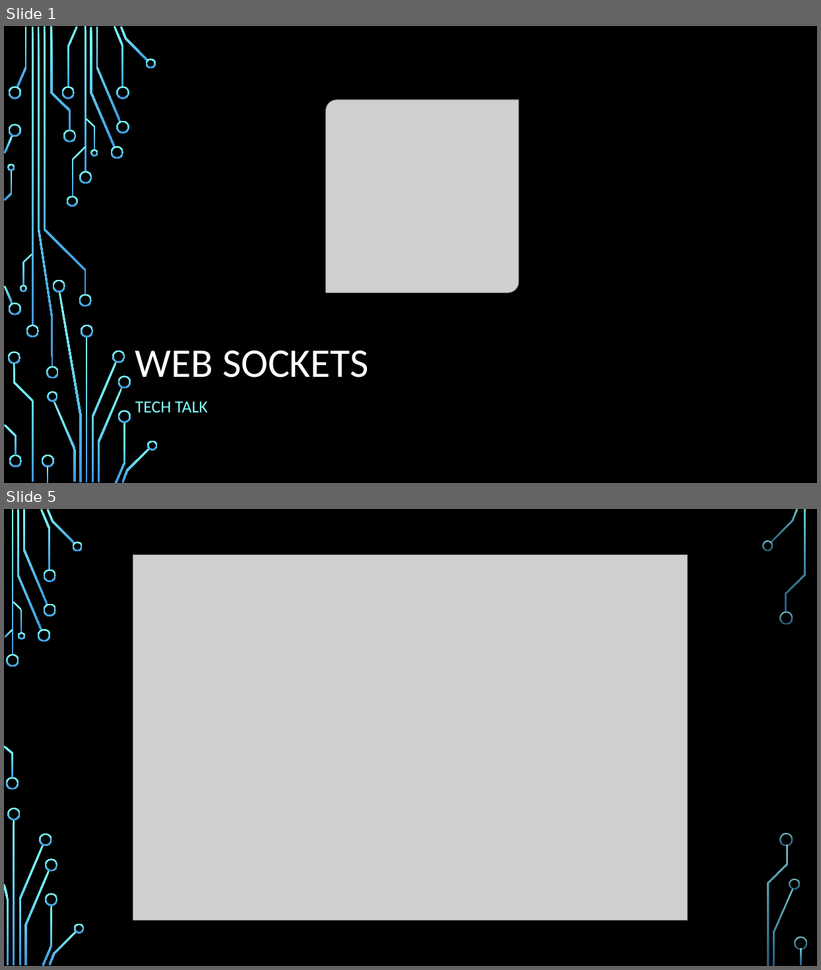
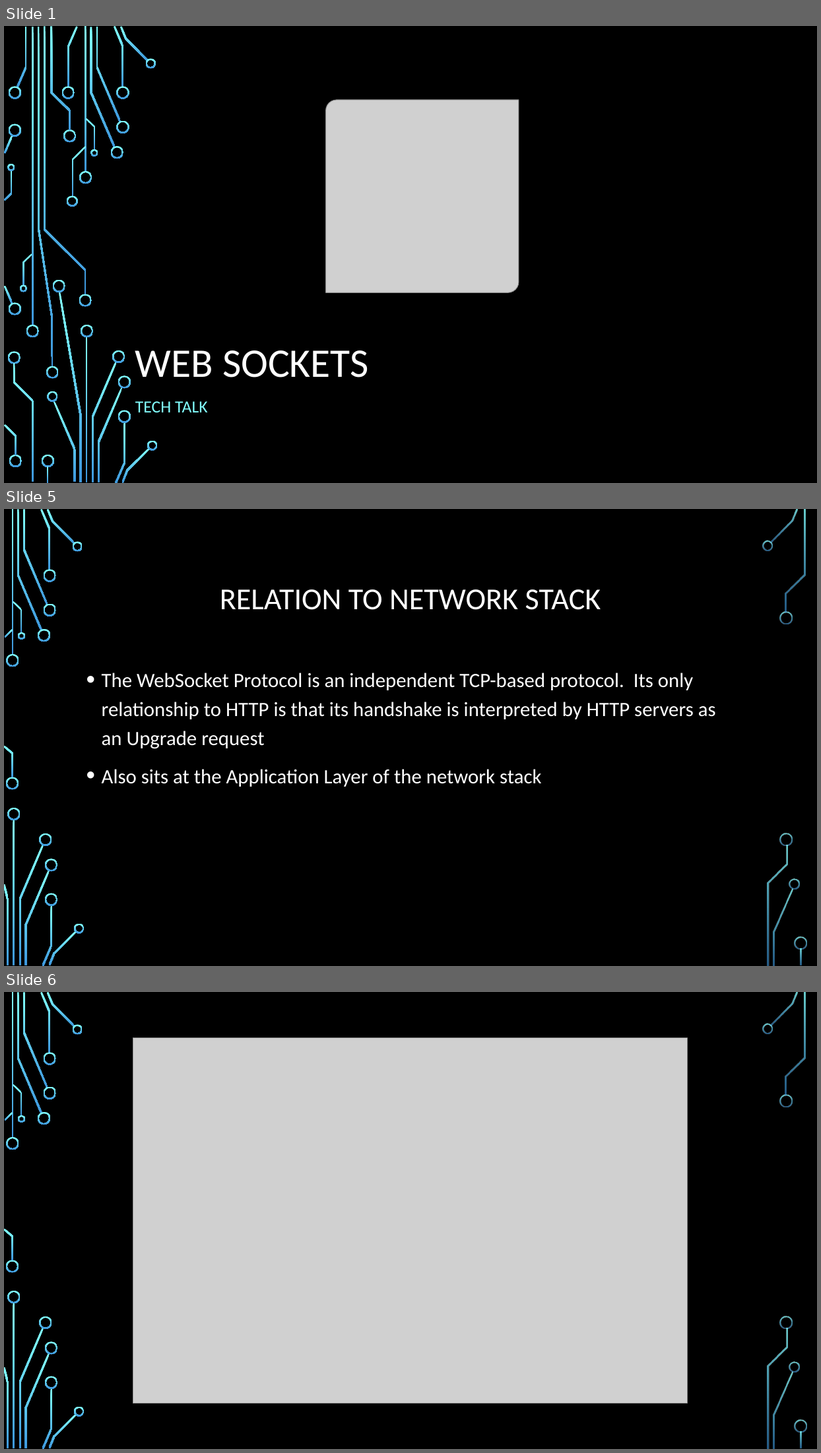
Before and after one commit to powelli13/web-socket-learn, a slide deck: WebSocketsPresentation.pptx. Shown one above the other, each under a label of ours: slides 1 and 5 before the commit, slides 1, 5 and 6 after it; the slides between them are not shown. The pictures are 821x970 and 821x1453 pixels, drawn with LibreOffice and Linux fonts; fonts in the diff are those of the drawing; grey boxes stand for pictures; background and template pictures are left out. Boxes give left, top, right and bottom in pixels: in the first picture for what was removed or moved away, otherwise in the second. Text is boxed around its words. In the diff, an @@ line names an element or a change of style, - is before the commit and + after.

```diff
--- a/WebSocketsPresentation.pptx
+++ b/WebSocketsPresentation.pptx
@@ slide 5 added at (4, 509, 817, 966), background picture (left out); not listed: 36 template elements that a slide beside it also shows @@
@@ title added at (220, 590, 601, 610), 36 pt, text #FFFFFF @@
+RELATION TO NETWORK STACK
@@ text added at (102, 673, 716, 787), 24 pt, text #FFFFFF @@
+• The WebSocket Protocol is an independent TCP-based protocol. Its only relationship to HTTP is that its handshake is interpreted by HTTP servers as an Upgrade request
+• Also sits at the Application Layer of the network stack
@@ what was slide 5 is now slide 6 @@
```
Also in this commit, not shown: 2 slides changed, 2 other slides added, 1 slide removed, 1 other file.
